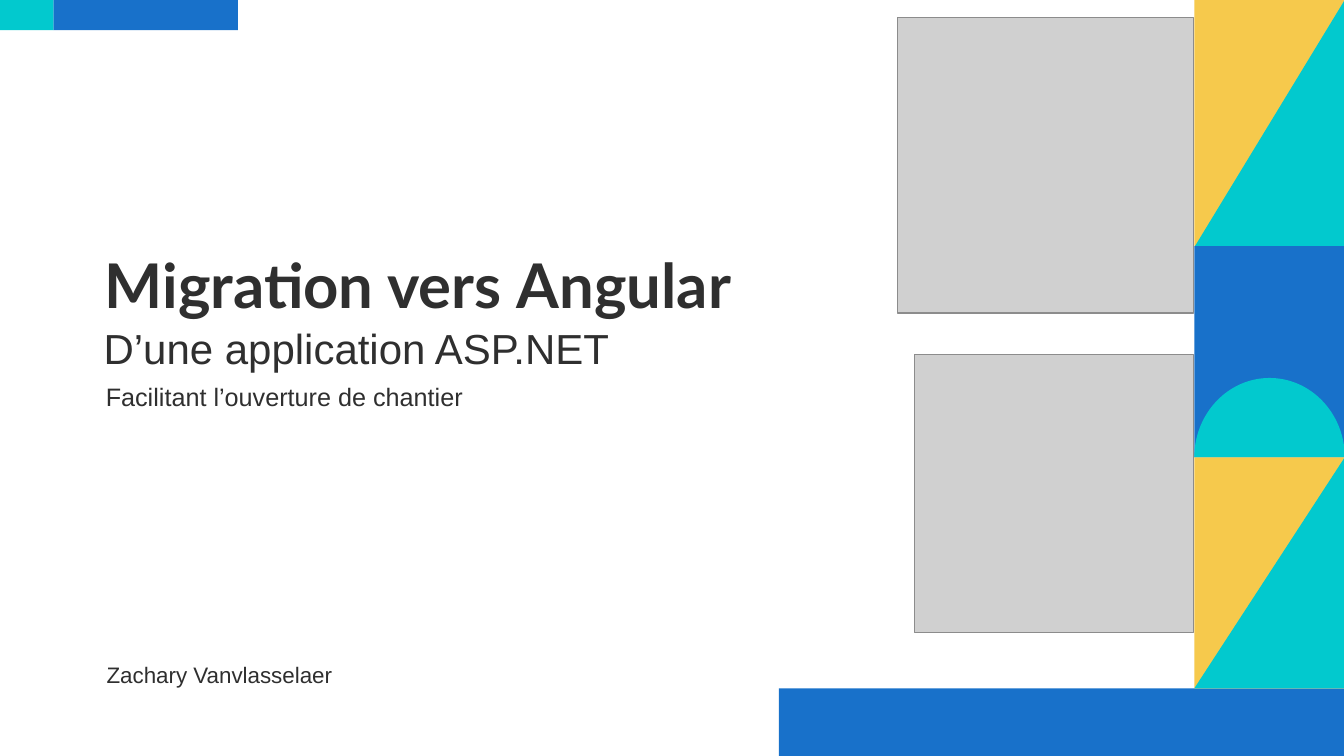
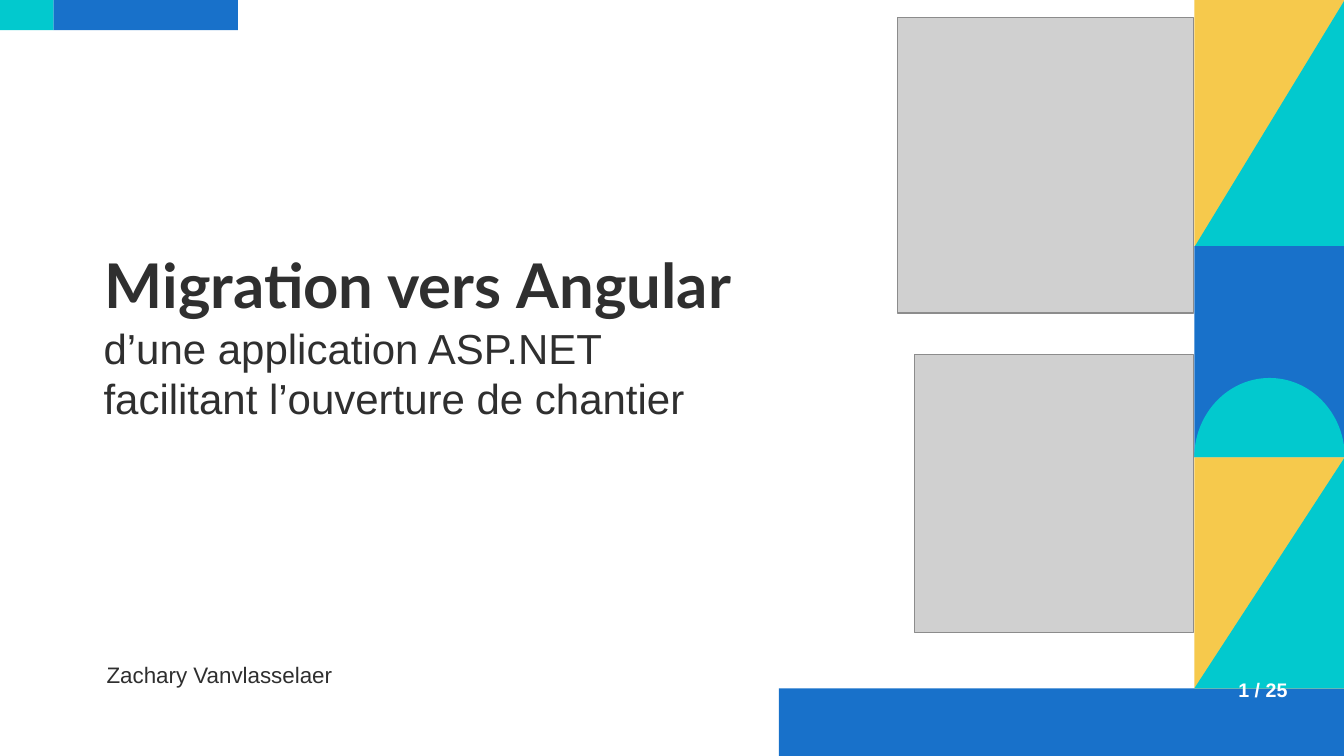
Before and after one commit to MAGREMENT/Memoire, a slide deck: slide 1 of Présentation.pptx. Drawn at 1344x756 pixels with LibreOffice and Linux fonts; fonts in the diff are those of the drawing; grey boxes stand for pictures. Boxes give left, top, right and bottom in pixels: in the first picture for what was removed or moved away, otherwise in the second. Text is boxed around its words. In the diff, an @@ line names an element or a change of style, - is before the commit and + after.

```diff
--- a/Présentation.pptx
+++ b/Présentation.pptx
@@ subtitle at (x1=104, y1=333, x2=684, y2=415): text changed @@
-D’une application ASP.NET
+d’une application ASP.NET
+facilitant l’ouverture de chantier
@@ text removed at (x1=106, y1=387, x2=463, y2=407) @@
-Facilitant l’ouverture de chantier
@@ text added at (x1=1238, y1=683, x2=1288, y2=702), 14 pt, text #FFFFFF, bold @@
+1 / 25
```
Also in this commit, not shown: 20 other slides changed, 13 slides added, 1 slide removed, 1 other file.
